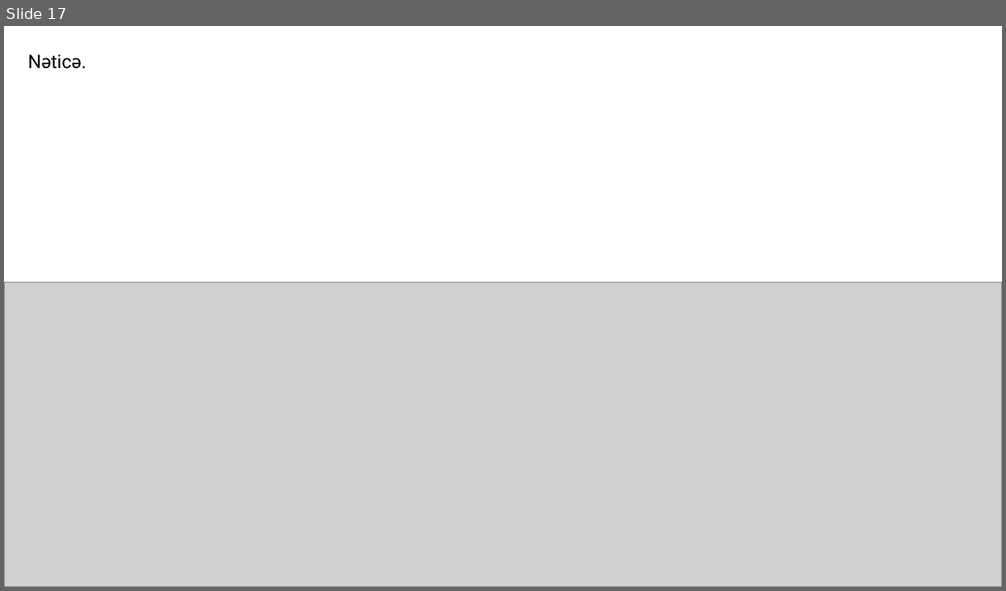
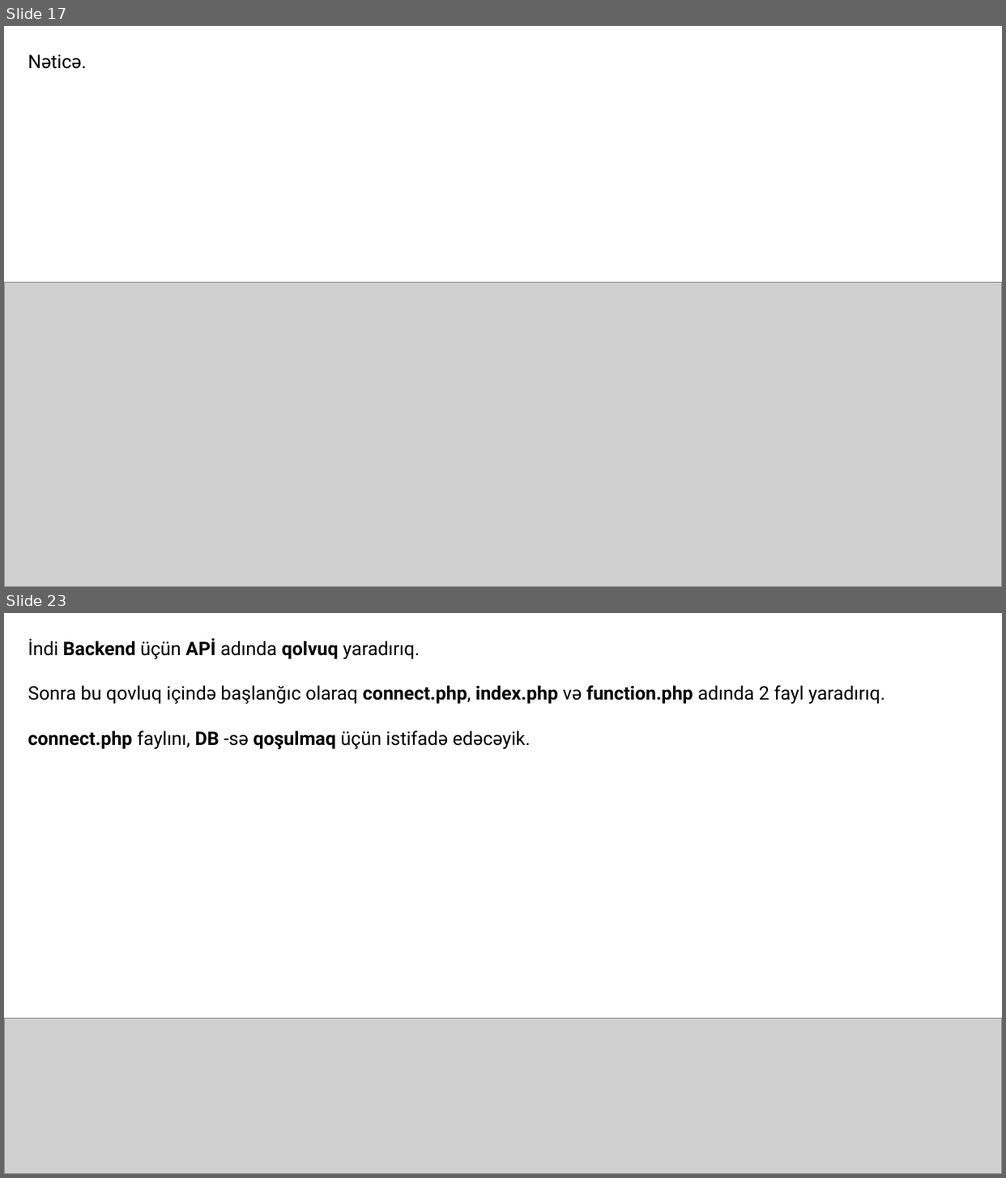
Before and after one commit to codeurient/REST-API, a slide deck: .lessons/5 RestFullApi 2/1.pptx. Shown one above the other, each under a label of ours: slide 17 before the commit, slides 17 and 23 after it; the slides between them are not shown. The pictures are 1006x591 and 1006x1178 pixels, drawn with LibreOffice and Linux fonts; fonts in the diff are those of the drawing; grey boxes stand for pictures. Boxes give left, top, right and bottom in pixels: in the first picture for what was removed or moved away, otherwise in the second. Text is boxed around its words. In the diff, an @@ line names an element or a change of style, - is before the commit and + after.

```diff
--- a/.lessons/5 RestFullApi 2/1.pptx
+++ b/.lessons/5 RestFullApi 2/1.pptx
@@ slide 23 added at box(4, 613, 1002, 1174), background #FFFFFF @@
@@ text added at box(28, 638, 885, 749), 18 pt, text #000000 @@
+İndi Backend üçün APİ adında qolvuq yaradırıq.
+Sonra bu qovluq içində başlanğıc olaraq connect.php, index.php və function.php adında 2 fayl yaradırıq.
+connect.php faylını, DB -sə qoşulmaq üçün istifadə edəcəyik.
@@ picture added at box(4, 1019, 1002, 1174) @@
```
Also in this commit, not shown: 1 slide changed, 5 other slides added, 6 slides removed, 3 other files.
